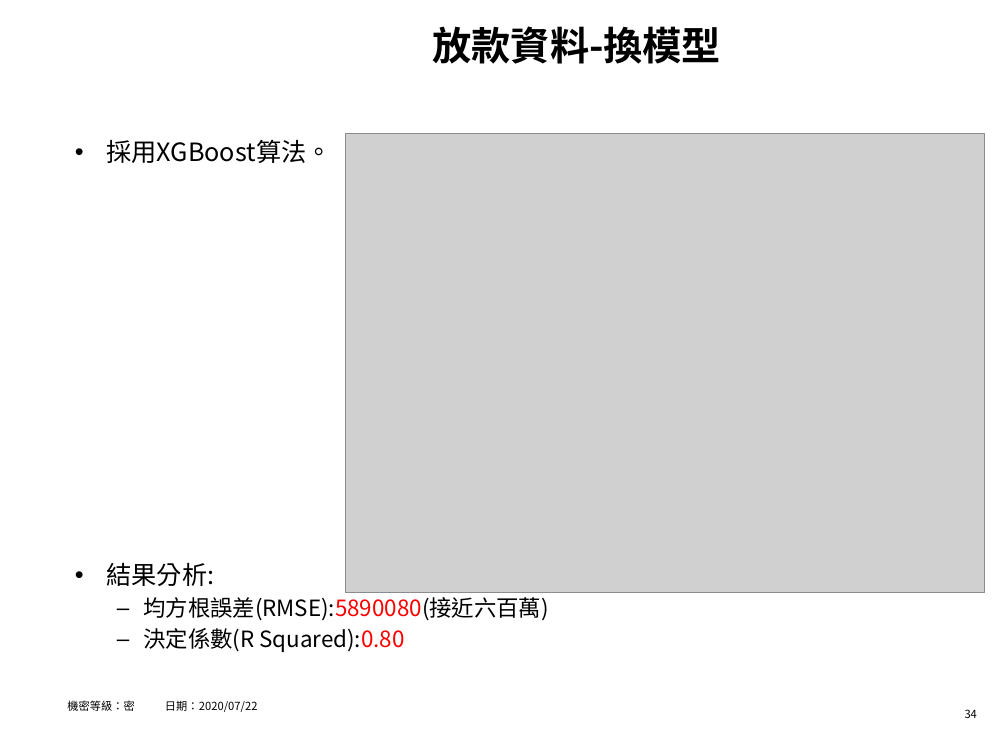
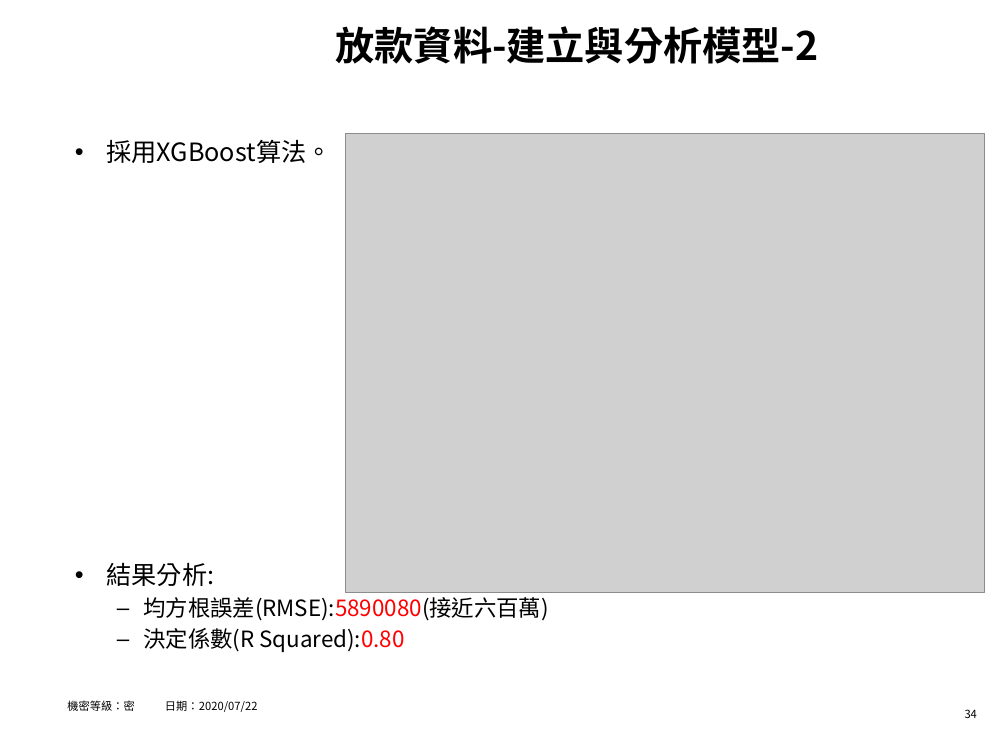
Before and after one commit to hrne/FINAL_REPORT, a slide deck: slide 34 of AI_Report/AI應用-不動產價格預測.pptx. Drawn at 1008x756 pixels with LibreOffice and Linux fonts; fonts in the diff are those of the drawing; grey boxes stand for pictures; background and template pictures are left out. Boxes give left, top, right and bottom in pixels: in the first picture for what was removed or moved away, otherwise in the second. Text is boxed around its words. In the diff, an @@ line names an element or a change of style, - is before the commit and + after.

```diff
--- a/AI_Report/AI應用-不動產價格預測.pptx
+++ b/AI_Report/AI應用-不動產價格預測.pptx
@@ title at [336,26,819,64]: text changed @@
-放款資料-換模型
+放款資料-建立與分析模型-2
```
Also in this commit, not shown: 7 other slides changed, 1 other file.
